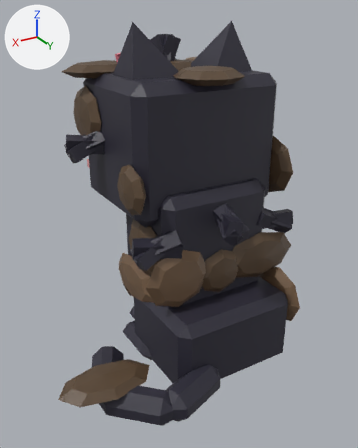
The FBX model assets/clean-a-cat/exports/CleanACat_Cat_Inky_Dirty_Sit.fbx: old version first, new version second.
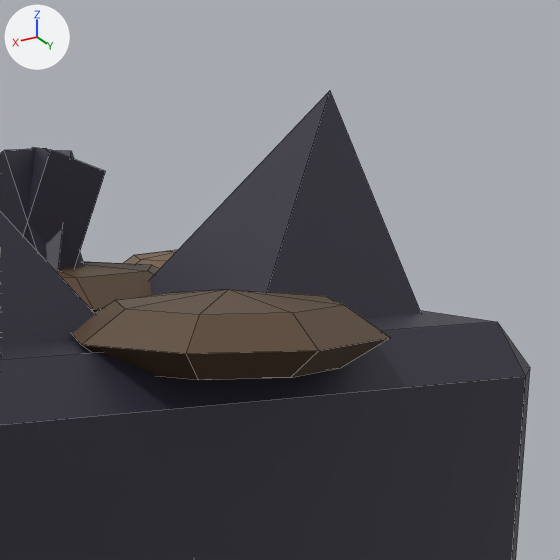
The first picture shows the older version from a 50 mm lens placed at (0.0143, 0.0216, 0.019), pointed at (0.0015, 0.0003, 0.0083). The close-ups show the older and then the newer version on the part from 44% to 79% of the width and 0% to 28% of the height of that picture. Only the edits that show in the close-ups are written down. Lighting does not change. The marker at upper left points along +X, +Y and +Z. The close-ups show mesh edges as thin lines. Where no turn or scale is listed for an object, it has been applied to the vertices.

The first close-up shows 'CleanACat_Cat_Inky_Dirty_Sit_EarL', 'CleanACat_Cat_Inky_Dirty_Sit_EarR', 'CleanACat_Cat_Inky_Dirty_Sit_Head', 'CleanACat_Cat_Inky_Dirty_Sit_Mud01', 'CleanACat_Cat_Inky_Dirty_Sit_Mud02', 'CleanACat_Cat_Inky_Dirty_Sit_Tangle06' and 1 more.
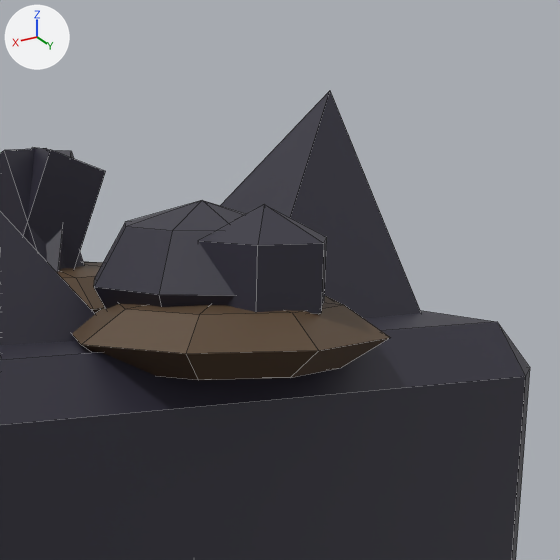
The edits, one by one:
Mesh me_cleanacat_cat_inky_dirty_sit_fluff03 is new.
It has 40 vertices, 50 faces and spans x -0.00126..0.00126, y -0.0014..0.00172, z -0.00088..0.00088.
It uses material mat_cleanacat_palette.
Object 'CleanACat_Cat_Inky_Dirty_Sit_Fluff03' (ob_cleanacat_cat_inky_dirty_sit_fluff03) is new; it shows me_cleanacat_cat_inky_dirty_sit_fluff03.
Its location is (0.0, -0.00001, 0.01653).

What differs and where, as boxes (x1, y1, x2, y2) in the close-ups (560 x 560 px):
'CleanACat_Cat_Inky_Dirty_Sit_Fluff03', added: after (94, 200, 327, 314)
'CleanACat_Cat_Inky_Dirty_Sit_Mud02', unchanged, covered by the edit: before (57, 262, 160, 313); after (57, 262, 104, 313)
